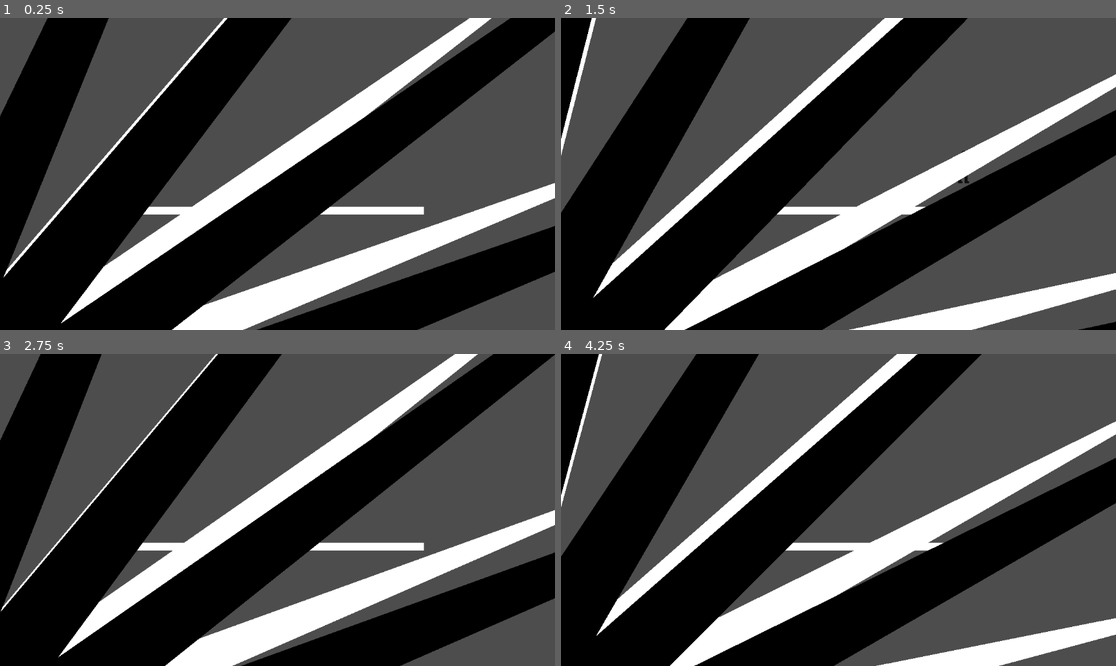
Above: before the commit, frames 1-4 (two rows, left to right).
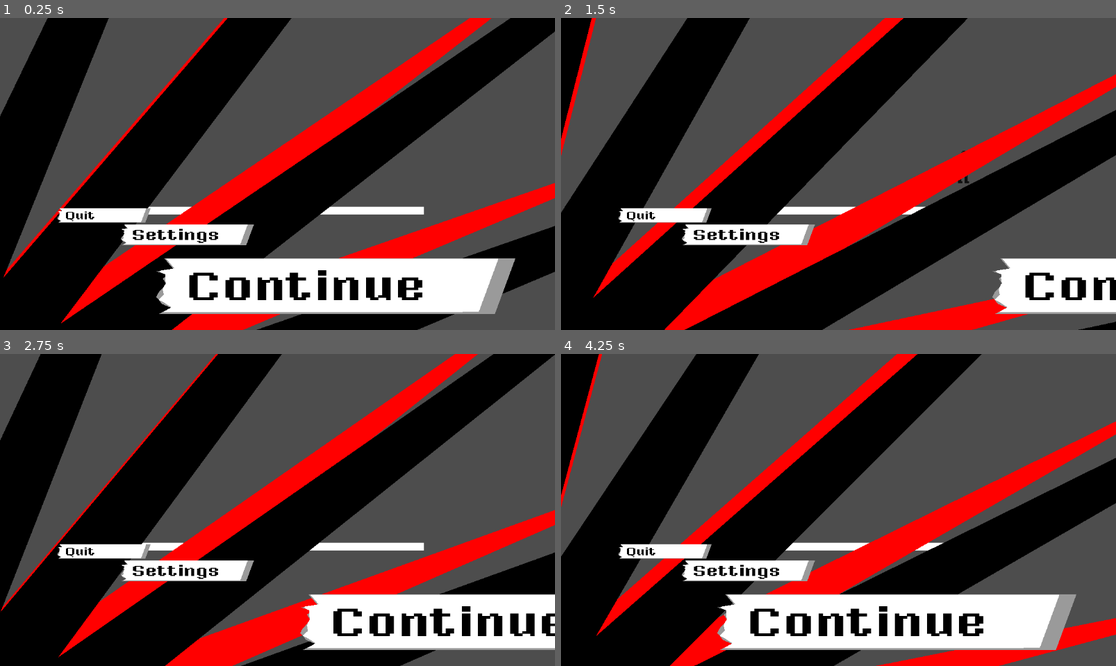
Above: after the commit, the same moments.

Repository: GRIDAEI/Grid-platformer-project
Game: Godot game, scene res://Scenes/World.tscn
The game is run twice, just before and just after one commit, with the same random seed, the same clock (stepped at 60 frames per second) and the same inputs.
Inputs:
- Up to frame 1 (0.25 s): no input
- Up to frame 2 (1.5 s): tap Enter (ui_accept) at 0.5, 0.6, 0.77, 1.07 s; hold D (right) from 0.53 s (still down); tap Space (spacja) at 1.35 s
- Up to frame 3 (2.75 s): tap Enter (ui_accept) at 1.52, 1.55, 1.82, 2.3 s; release D (right) at 2.03 s; hold A (left) from 2.03 s (still down); hold Shift (sprint) from 2.03 s (still down)
- Up to frame 4 (4.25 s): release A (left) at 2.78 s; release Shift (sprint) at 2.78 s; hold D (right) from 2.78 s (still down); tap Enter (ui_accept) at 2.85, 3.02, 3.32, 3.77, 3.8, 4.07 s; tap Space (spacja) at 3.6 s

The runs differ from the first frame. In frame 1, 20% of the frame differs, in the area x 0-100%, y 0-100%; in frame 2, 17%; in frame 3, 19%; in frame 4, 21%.

Commit message:
Menu buttons

Diff:
--- /dev/null
+++ b/Scenes/Menu/menu.gd
@@ -0,0 +1,80 @@
+extends Node2D
+
+# Tutaj modyfikować kod
+var options = [
+	{"text": "Continue", "doer":cont},
+	{"text": "Settings", "doer":sett},
+	{"text": "Quit", "doer":quit},
+]
+
+var index = 0 # tl;dr tl;dr
+var change = false # Użytkownik nie może dawać menu inputów podczas tego
+var update = false # Gdy animacja się skończy, ta funkcja pozwoli na wykonanie skryptu W TEJ SAMEJ KRATCE co reset animacji
+
+func _ready() -> void:
+	update_notes()
+	pass
+
+func _process(delta: float) -> void:
+	# Spinning shapes
+	rot($BgFlash, 0.1*delta, PI/24*11, -PI/12)
+	rot($BgFlash2, 0.1*delta, PI/24*11, -PI/12)
+
+	#Inputs
+	if(Input.is_action_just_pressed("ui_accept") and not change):
+		$AnimationPlayer.play("Menu_This")
+		change = true
+
+	if(Input.is_action_just_pressed("ui_up") and not change):
+		$AnimationPlayer.play("Menu_Prev")
+		change = true
+		index-=1
+	if(Input.is_action_just_pressed("ui_down") and not change):
+		$AnimationPlayer.play("Menu_Next")
+		change = true
+		index+=1
+
+	# index modulo
+	if(index >= options.size()): index -= options.size()
+	if(index < 0): index += options.size()
+
+	# Post Animation Update
+	if(update):
+		update_notes()
+		update = false
+		change = false
+
+# <amount> to ile się obraca; <reset> to taki check, który teleportuje o <reset_amount> żeby dawać iluzję pełnego kształtu
+func rot(shape: Polygon2D, amount, reset, reset_amount):
+	shape.rotate(amount)
+	if(-shape.rotation < reset):
+		shape.rotate(reset_amount)
+
+# Refreshuje napisy na menu po animacji
+func update_notes():
+	#print(fposmod((index-1),options.size()))
+	$Note0/Text.text = options[fposmod((index-1),options.size())]["text"]
+	$Note/Text.text = options[index]["text"]
+	$Note2/Text.text = options[(index+1)%options.size()]["text"]
+	$Note3/Text.text = options[(index+2)%options.size()]["text"]
+	$Note4/Text.text = options[(index+3)%options.size()]["text"]
+
+	pass
+
+func _on_animation_player_animation_finished(anim_name: StringName) -> void:
+	if(anim_name != "RESET"):
+		update = true
+		#print("finished")
+		$AnimationPlayer.play("RESET")
+	if(anim_name == "Menu_This"):
+		options[index]["doer"].call()
+	pass # Replace with function body.
+
+
+# Tutaj modifikować kod
+func cont():
+	print("Continue WOO")
+func sett():
+	print("Settings WOO")
+func quit():
+	print("Quitter WOO")
--- /dev/null
+++ b/Scenes/Menu/menu.tscn
@@ -0,0 +1,442 @@
+[gd_scene load_steps=8 format=3 uid="uid://b62pvxyuww225"]
+
+[ext_resource type="Script" uid="uid://cpny1ihsnh5k4" path="res://Scenes/Menu/menu.gd" id="1_3ymnh"]
+[ext_resource type="PackedScene" uid="uid://b5i8cn7fsbulb" path="res://Scenes/Menu/note.tscn" id="2_3qr6s"]
+
+[sub_resource type="Animation" id="Animation_p70al"]
+resource_name = "Menu_Next"
+length = 0.3
+tracks/0/type = "value"
+tracks/0/imported = false
+tracks/0/enabled = true
+tracks/0/path = NodePath("Note:position")
+tracks/0/interp = 1
+tracks/0/loop_wrap = true
+tracks/0/keys = {
+"times": PackedFloat32Array(0, 0.3),
+"transitions": PackedFloat32Array(0.5, 1),
+"update": 0,
+"values": [Vector2(-82, 136.4084), Vector2(-83, 300)]
+}
+tracks/1/type = "value"
+tracks/1/imported = false
+tracks/1/enabled = true
+tracks/1/path = NodePath("Note2:position")
+tracks/1/interp = 1
+tracks/1/loop_wrap = true
+tracks/1/keys = {
+"times": PackedFloat32Array(0, 0.3),
+"transitions": PackedFloat32Array(0.5, 1),
+"update": 0,
+"values": [Vector2(-262.3135, 90.60895), Vector2(-82, 136.408)]
+}
+tracks/2/type = "value"
+tracks/2/imported = false
+tracks/2/enabled = true
+tracks/2/path = NodePath("Note3:position")
+tracks/2/interp = 1
+tracks/2/loop_wrap = true
+tracks/2/keys = {
+"times": PackedFloat32Array(0, 0.3),
+"transitions": PackedFloat32Array(0.5, 1),
+"update": 0,
+"values": [Vector2(-413, 61), Vector2(-262.314, 90.609)]
+}
+tracks/3/type = "value"
+tracks/3/imported = false
+tracks/3/enabled = true
+tracks/3/path = NodePath("Note:scale")
+tracks/3/interp = 1
+tracks/3/loop_wrap = true
+tracks/3/keys = {
+"times": PackedFloat32Array(0, 0.3),
+"transitions": PackedFloat32Array(0.5, 1),
+"update": 0,
+"values": [Vector2(1, 0.61256534), Vector2(1, 0.61256534)]
+}
+tracks/4/type = "value"
+tracks/4/imported = false
+tracks/4/enabled = true
+tracks/4/path = NodePath("Note2:scale")
+tracks/4/interp = 1
+tracks/4/loop_wrap = true
+tracks/4/keys = {
+"times": PackedFloat32Array(0, 0.3),
+"transitions": PackedFloat32Array(0.5, 1),
+"update": 0,
+"values": [Vector2(0.3705088, 0.22684212), Vector2(1, 0.612)]
+}
+tracks/5/type = "value"
+tracks/5/imported = false
+tracks/5/enabled = true
+tracks/5/path = NodePath("Note3:scale")
+tracks/5/interp = 1
+tracks/5/loop_wrap = true
+tracks/5/keys = {
+"times": PackedFloat32Array(0, 0.3),
+"transitions": PackedFloat32Array(0.5, 1),
+"update": 0,
+"values": [Vector2(0.26, 0.159), Vector2(0.371, 0.227)]
+}
+tracks/6/type = "value"
+tracks/6/imported = false
+tracks/6/enabled = true
+tracks/6/path = NodePath("Note4:position")
+tracks/6/interp = 1
+tracks/6/loop_wrap = true
+tracks/6/keys = {
+"times": PackedFloat32Array(0, 0.3),
+"transitions": PackedFloat32Array(0.5, 1),
+"update": 0,
+"values": [Vector2(-744.00006, 47.000004), Vector2(-413, 61)]
+}
+tracks/7/type = "value"
+tracks/7/imported = false
+tracks/7/enabled = true
+tracks/7/path = NodePath("Note4:scale")
+tracks/7/interp = 1
+tracks/7/loop_wrap = true
+tracks/7/keys = {
+"times": PackedFloat32Array(0, 0.3),
+"transitions": PackedFloat32Array(0.5, 1),
+"update": 0,
+"values": [Vector2(0.24408482, 0.1495179), Vector2(0.26, 0.16)]
+}
+tracks/8/type = "value"
+tracks/8/imported = false
+tracks/8/enabled = true
+tracks/8/path = NodePath("Note0:position")
+tracks/8/interp = 1
+tracks/8/loop_wrap = true
+tracks/8/keys = {
+"times": PackedFloat32Array(0),
+"transitions": PackedFloat32Array(1),
+"update": 0,
+"values": [Vector2(-83, 300)]
+}
+
+[sub_resource type="Animation" id="Animation_5nsto"]
+length = 0.001
+tracks/0/type = "value"
+tracks/0/imported = false
+tracks/0/enabled = true
+tracks/0/path = NodePath("Note:position")
+tracks/0/interp = 1
+tracks/0/loop_wrap = true
+tracks/0/keys = {
+"times": PackedFloat32Array(0),
+"transitions": PackedFloat32Array(1),
+"update": 0,
+"values": [Vector2(-82, 136.4084)]
+}
+tracks/1/type = "value"
+tracks/1/imported = false
+tracks/1/enabled = true
+tracks/1/path = NodePath("Note2:position")
+tracks/1/interp = 1
+tracks/1/loop_wrap = true
+tracks/1/keys = {
+"times": PackedFloat32Array(0),
+"transitions": PackedFloat32Array(1),
+"update": 0,
+"values": [Vector2(-262.3135, 90.60895)]
+}
+tracks/2/type = "value"
+tracks/2/imported = false
+tracks/2/enabled = true
+tracks/2/path = NodePath("Note3:position")
+tracks/2/interp = 1
+tracks/2/loop_wrap = true
+tracks/2/keys = {
+"times": PackedFloat32Array(0),
+"transitions": PackedFloat32Array(1),
+"update": 0,
+"values": [Vector2(-413, 61)]
+}
+tracks/3/type = "value"
+tracks/3/imported = false
+tracks/3/enabled = true
+tracks/3/path = NodePath("Note2:scale")
+tracks/3/interp = 1
+tracks/3/loop_wrap = true
+tracks/3/keys = {
+"times": PackedFloat32Array(0),
+"transitions": PackedFloat32Array(1),
+"update": 0,
+"values": [Vector2(0.3705088, 0.22684212)]
+}
+tracks/4/type = "value"
+tracks/4/imported = false
+tracks/4/enabled = true
+tracks/4/path = NodePath("Note:scale")
+tracks/4/interp = 1
+tracks/4/loop_wrap = true
+tracks/4/keys = {
+"times": PackedFloat32Array(0),
+"transitions": PackedFloat32Array(1),
+"update": 0,
+"values": [Vector2(1, 0.61256534)]
+}
+tracks/5/type = "value"
+tracks/5/imported = false
+tracks/5/enabled = true
+tracks/5/path = NodePath("Note3:scale")
+tracks/5/interp = 1
+tracks/5/loop_wrap = true
+tracks/5/keys = {
+"times": PackedFloat32Array(0),
+"transitions": PackedFloat32Array(1),
+"update": 0,
+"values": [Vector2(0.26, 0.159)]
+}
+tracks/6/type = "value"
+tracks/6/imported = false
+tracks/6/enabled = true
+tracks/6/path = NodePath("Note4:position")
+tracks/6/interp = 1
+tracks/6/loop_wrap = true
+tracks/6/keys = {
+"times": PackedFloat32Array(0),
+"transitions": PackedFloat32Array(1),
+"update": 0,
+"values": [Vector2(-744.00006, 47.000004)]
+}
+tracks/7/type = "value"
+tracks/7/imported = false
+tracks/7/enabled = true
+tracks/7/path = NodePath("Note4:scale")
+tracks/7/interp = 1
+tracks/7/loop_wrap = true
+tracks/7/keys = {
+"times": PackedFloat32Array(0),
+"transitions": PackedFloat32Array(1),
+"update": 0,
+"values": [Vector2(0.24408482, 0.1495179)]
+}
+tracks/8/type = "value"
+tracks/8/imported = false
+tracks/8/enabled = true
+tracks/8/path = NodePath("Note0:position")
+tracks/8/interp = 1
+tracks/8/loop_wrap = true
+tracks/8/keys = {
+"times": PackedFloat32Array(0),
+"transitions": PackedFloat32Array(1),
+"update": 0,
+"values": [Vector2(-83, 300)]
+}
+tracks/9/type = "value"
+tracks/9/imported = false
+tracks/9/enabled = true
+tracks/9/path = NodePath("Note:visible")
+tracks/9/interp = 1
+tracks/9/loop_wrap = true
+tracks/9/keys = {
+"times": PackedFloat32Array(0),
+"transitions": PackedFloat32Array(1),
+"update": 1,
+"values": [true]
+}
+tracks/10/type = "value"
+tracks/10/imported = false
+tracks/10/enabled = true
+tracks/10/path = NodePath("Note:position:x")
+tracks/10/interp = 1
+tracks/10/loop_wrap = true
+tracks/10/keys = {
+"times": PackedFloat32Array(0),
+"transitions": PackedFloat32Array(1),
+"update": 1,
+"values": [-82.0]
+}
+
+[sub_resource type="Animation" id="Animation_gjpho"]
+resource_name = "Menu_Prev"
+length = 0.3
+tracks/0/type = "value"
+tracks/0/imported = false
+tracks/0/enabled = true
+tracks/0/path = NodePath("Note:position")
+tracks/0/interp = 1
+tracks/0/loop_wrap = true
+tracks/0/keys = {
+"times": PackedFloat32Array(0, 0.3),
+"transitions": PackedFloat32Array(0.5, 1),
+"update": 0,
+"values": [Vector2(-82, 136.4084), Vector2(-262.314, 90.609)]
+}
+tracks/1/type = "value"
+tracks/1/imported = false
+tracks/1/enabled = true
+tracks/1/path = NodePath("Note2:position")
+tracks/1/interp = 1
+tracks/1/loop_wrap = true
+tracks/1/keys = {
+"times": PackedFloat32Array(0, 0.3),
+"transitions": PackedFloat32Array(0.5, 1),
+"update": 0,
+"values": [Vector2(-262.3135, 90.60895), Vector2(-413, 61)]
+}
+tracks/2/type = "value"
+tracks/2/imported = false
+tracks/2/enabled = true
+tracks/2/path = NodePath("Note3:position")
+tracks/2/interp = 1
+tracks/2/loop_wrap = true
+tracks/2/keys = {
+"times": PackedFloat32Array(0, 0.3),
+"transitions": PackedFloat32Array(0.5, 1),
+"update": 0,
+"values": [Vector2(-413, 61), Vector2(-744, 47)]
+}
+tracks/3/type = "value"
+tracks/3/imported = false
+tracks/3/enabled = true
+tracks/3/path = NodePath("Note:scale")
+tracks/3/interp = 1
+tracks/3/loop_wrap = true
+tracks/3/keys = {
+"times": PackedFloat32Array(0, 0.3),
+"transitions": PackedFloat32Array(0.5, 1),
+"update": 0,
+"values": [Vector2(1, 0.61256534), Vector2(0.371, 0.227)]
+}
+tracks/4/type = "value"
+tracks/4/imported = false
+tracks/4/enabled = true
+tracks/4/path = NodePath("Note2:scale")
+tracks/4/interp = 1
+tracks/4/loop_wrap = true
+tracks/4/keys = {
+"times": PackedFloat32Array(0, 0.3),
+"transitions": PackedFloat32Array(0.5, 1),
+"update": 0,
+"values": [Vector2(0.3705088, 0.22684212), Vector2(0.26, 0.159)]
+}
+tracks/5/type = "value"
+tracks/5/imported = false
+tracks/5/enabled = true
+tracks/5/path = NodePath("Note3:scale")
+tracks/5/interp = 1
+tracks/5/loop_wrap = true
+tracks/5/keys = {
+"times": PackedFloat32Array(0, 0.3),
+"transitions": PackedFloat32Array(0.5, 1),
+"update": 0,
+"values": [Vector2(0.26, 0.159), Vector2(0.244, 0.149)]
+}
+tracks/6/type = "value"
+tracks/6/imported = false
+tracks/6/enabled = true
+tracks/6/path = NodePath("Note0:position")
+tracks/6/interp = 1
+tracks/6/loop_wrap = true
+tracks/6/keys = {
+"times": PackedFloat32Array(0, 0.3),
+"transitions": PackedFloat32Array(0.5, 1),
+"update": 0,
+"values": [Vector2(-83, 300), Vector2(-82, 136.408)]
+}
+tracks/7/type = "value"
+tracks/7/imported = false
+tracks/7/enabled = true
+tracks/7/path = NodePath("Note0:scale")
+tracks/7/interp = 1
+tracks/7/loop_wrap = true
+tracks/7/keys = {
+"times": PackedFloat32Array(0, 0.3),
+"transitions": PackedFloat32Array(0.5, 1),
+"update": 0,
+"values": [Vector2(1, 0.615), Vector2(1, 0.615)]
+}
+tracks/8/type = "value"
+tracks/8/imported = false
+tracks/8/enabled = true
+tracks/8/path = NodePath("Note4:position")
+tracks/8/interp = 1
+tracks/8/loop_wrap = true
+tracks/8/keys = {
+"times": PackedFloat32Array(0),
+"transitions": PackedFloat32Array(1),
+"update": 0,
+"values": [Vector2(-771, 61.000004)]
+}
+
+[sub_resource type="Animation" id="Animation_45d1s"]
+resource_name = "Menu_This"
+tracks/0/type = "value"
+tracks/0/imported = false
+tracks/0/enabled = true
+tracks/0/path = NodePath("Note:visible")
+tracks/0/interp = 1
+tracks/0/loop_wrap = true
+tracks/0/keys = {
+"times": PackedFloat32Array(0, 0.2, 0.3, 0.4, 0.5, 0.6, 0.7),
+"transitions": PackedFloat32Array(1, 1, 1, 1, 1, 1, 1),
+"update": 1,
+"values": [true, false, true, false, true, false, true]
+}
+tracks/1/type = "value"
+tracks/1/imported = false
+tracks/1/enabled = true
+tracks/1/path = NodePath("Note:position:x")
+tracks/1/interp = 1
+tracks/1/loop_wrap = true
+tracks/1/keys = {
+"times": PackedFloat32Array(0, 0.4, 1),
+"transitions": PackedFloat32Array(1, 5, 1),
+"update": 0,
+"values": [-82.0, -82.0, 800.0]
+}
+
+[sub_resource type="AnimationLibrary" id="AnimationLibrary_45d1s"]
+_data = {
+&"Menu_Next": SubResource("Animation_p70al"),
+&"Menu_Prev": SubResource("Animation_gjpho"),
+&"Menu_This": SubResource("Animation_45d1s"),
+&"RESET": SubResource("Animation_5nsto")
+}
+
+[node name="Menu" type="Node2D"]
+script = ExtResource("1_3ymnh")
+
+[node name="BgFlash2" type="Polygon2D" parent="."]
+position = Vector2(-792, 561)
+rotation = -1.5707964
+scale = Vector2(19.17, 19.17)
+color = Color(1, 0, 0, 1)
+polygon = PackedVector2Array(0, 20, 13.053, 99.144, 5.176, 19.319, 10.993294, 32.16391, 38.268, 92.388, 10, 17.321, 60.876, 79.335, 14.142, 14.142, 79.335, 60.876, 17.321, 10, 92.388, 38.268, 19.319, 5.176, 99.144, 13.053, 20, 0, 0, 0)
+
+[node name="BgFlash" type="Polygon2D" parent="."]
+position = Vector2(-872.99994, 713)
+rotation = -1.5707964
+scale = Vector2(29.145, 29.145)
+color = Color(0, 0, 0, 1)
+polygon = PackedVector2Array(0, 20, 13.053, 99.144, 5.176, 19.319, 38.268, 92.388, 10, 17.321, 60.876, 79.335, 14.142, 14.142, 79.335, 60.876, 17.321, 10, 92.388, 38.268, 19.319, 5.176, 99.144, 13.053, 20, 0, 0, 0)
+
+[node name="Note0" parent="." instance=ExtResource("2_3qr6s")]
+position = Vector2(-83, 300)
+scale = Vector2(1, 0.615)
+
+[node name="Note" parent="." instance=ExtResource("2_3qr6s")]
+position = Vector2(-82, 136.4084)
+
+[node name="Note2" parent="." instance=ExtResource("2_3qr6s")]
+position = Vector2(-262.3135, 90.60895)
+scale = Vector2(0.3705088, 0.22684212)
+
+[node name="Note3" parent="." instance=ExtResource("2_3qr6s")]
+position = Vector2(-413, 61)
+scale = Vector2(0.26, 0.159)
+
+[node name="Note4" parent="." instance=ExtResource("2_3qr6s")]
+position = Vector2(-771, 61.000004)
+scale = Vector2(0.26, 0.16)
+
+[node name="AnimationPlayer" type="AnimationPlayer" parent="."]
+reset_on_save = false
+libraries = {
+&"": SubResource("AnimationLibrary_45d1s")
+}
+
+[connection signal="animation_finished" from="AnimationPlayer" to="." method="_on_animation_player_animation_finished"]
--- /dev/null
+++ b/Scenes/Menu/note.tscn
@@ -0,0 +1,26 @@
+[gd_scene load_steps=3 format=3 uid="uid://b5i8cn7fsbulb"]
+
+[ext_resource type="FontFile" uid="uid://1fpgdwnphh8d" path="res://Assets/Fonts/Mister Pixel Regular.otf" id="1_p3y6w"]
+
+[sub_resource type="LabelSettings" id="LabelSettings_gjpho"]
+font = ExtResource("1_p3y6w")
+font_size = 133
+font_color = Color(0, 0, 0, 1)
+
+[node name="Note" type="Polygon2D"]
+scale = Vector2(1, 0.61256534)
+color = Color(0.6052743, 0.6052743, 0.6052743, 1)
+polygon = PackedVector2Array(-153, 63, -135, 98, -169, 108, -151, 116, -150, 125, -156, 132, -150, 148, -155, 162, -165, 179, -170, 195, -165, 203, -158, 218, -139, 231, -166, 253, 533, 253, 576, 63, 201.94458, 62.99997)
+
+[node name="Foreground" type="Polygon2D" parent="."]
+position = Vector2(-4, 5.86322)
+scale = Vector2(0.9451193, 0.94511926)
+polygon = PackedVector2Array(-153, 63, -135.43265, 96.727264, -168.23273, 105.36365, -162.94238, 114, -155.53592, 117.45456, -156, 132, -154.47784, 150.27274, -158.71011, 162.36365, -160.82626, 172.7273, -158.71011, 191.7273, -170.34885, 209, -159.76819, 217.63638, -141.78104, 236.63638, -161.88431, 253.90912, 533, 253, 576, 63, 201.94458, 62.99997)
+
+[node name="Text" type="Label" parent="."]
+offset_left = -109.0
+offset_top = 97.28202
+offset_right = 391.0
+offset_bottom = 244.20514
+text = "Continue"
+label_settings = SubResource("LabelSettings_gjpho")
--- a/Scenes/World.tscn
+++ b/Scenes/World.tscn
@@ -1,7 +1,7 @@
 [gd_scene load_steps=5 format=3 uid="uid://br2whanyoja5c"]
 
 [ext_resource type="PackedScene" uid="uid://nlmxldaeh4ft" path="res://Scenes/player.tscn" id="1_5cjrv"]
-[ext_resource type="Script" uid="uid://cpny1ihsnh5k4" path="res://Scenes/menu.gd" id="2_j0p05"]
+[ext_resource type="PackedScene" uid="uid://b62pvxyuww225" path="res://Scenes/Menu/menu.tscn" id="2_j0p05"]
 
 [sub_resource type="QuadMesh" id="QuadMesh_j0p05"]
 
@@ -25,18 +25,4 @@
 
 [node name="Camera2D" type="Camera2D" parent="."]
 
-[node name="Menu" type="Node2D" parent="."]
-script = ExtResource("2_j0p05")
-
-[node name="BgFlash2" type="Polygon2D" parent="Menu"]
-position = Vector2(-792, 561)
-rotation = -1.5707964
-scale = Vector2(19.17, 19.17)
-polygon = PackedVector2Array(0, 20, 13.053, 99.144, 5.176, 19.319, 10.993294, 32.16391, 38.268, 92.388, 10, 17.321, 60.876, 79.335, 14.142, 14.142, 79.335, 60.876, 17.321, 10, 92.388, 38.268, 19.319, 5.176, 99.144, 13.053, 20, 0, 0, 0)
-
-[node name="BgFlash" type="Polygon2D" parent="Menu"]
-position = Vector2(-872.99994, 713)
-rotation = -1.5707964
-scale = Vector2(29.145, 29.145)
-color = Color(0, 0, 0, 1)
-polygon = PackedVector2Array(0, 20, 13.053, 99.144, 5.176, 19.319, 38.268, 92.388, 10, 17.321, 60.876, 79.335, 14.142, 14.142, 79.335, 60.876, 17.321, 10, 92.388, 38.268, 19.319, 5.176, 99.144, 13.053, 20, 0, 0, 0)
+[node name="Menu" parent="." instance=ExtResource("2_j0p05")]
--- a/Scenes/menu.gd
+++ /dev/null
@@ -1,13 +0,0 @@
-extends Node2D
-
-
-
-func _process(delta: float) -> void:
-	rot($BgFlash, 0.1*delta, PI/24*11, -PI/12)
-	rot($BgFlash2, 0.1*delta, PI/24*11, -PI/12)
-
-
-func rot(shape: Polygon2D, amount, reset, reset_amount):
-	shape.rotate(amount)
-	if(-shape.rotation < reset):
-		shape.rotate(reset_amount)
Binary file added: Assets/Fonts/Mister Pixel Regular.otf
Not shown, added: Assets/Fonts/Mister Pixel Regular.otf.import
Renamed: Scenes/menu.gd.uid -> Scenes/Menu/menu.gd.uid
